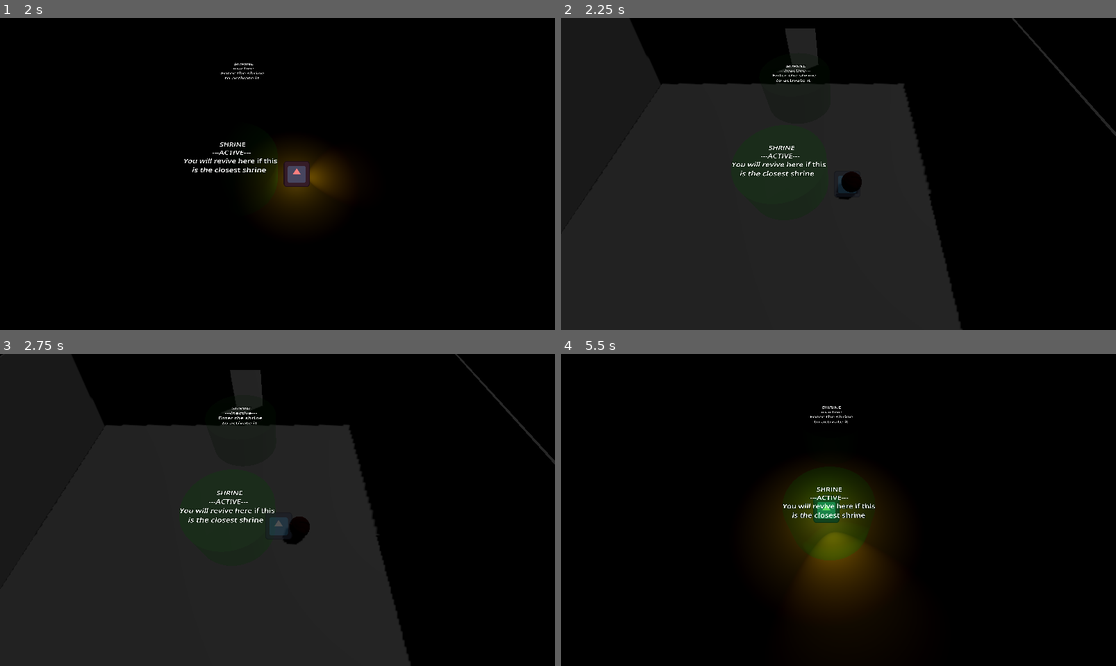
Above: before the commit, frames 1-4 (two rows, left to right).
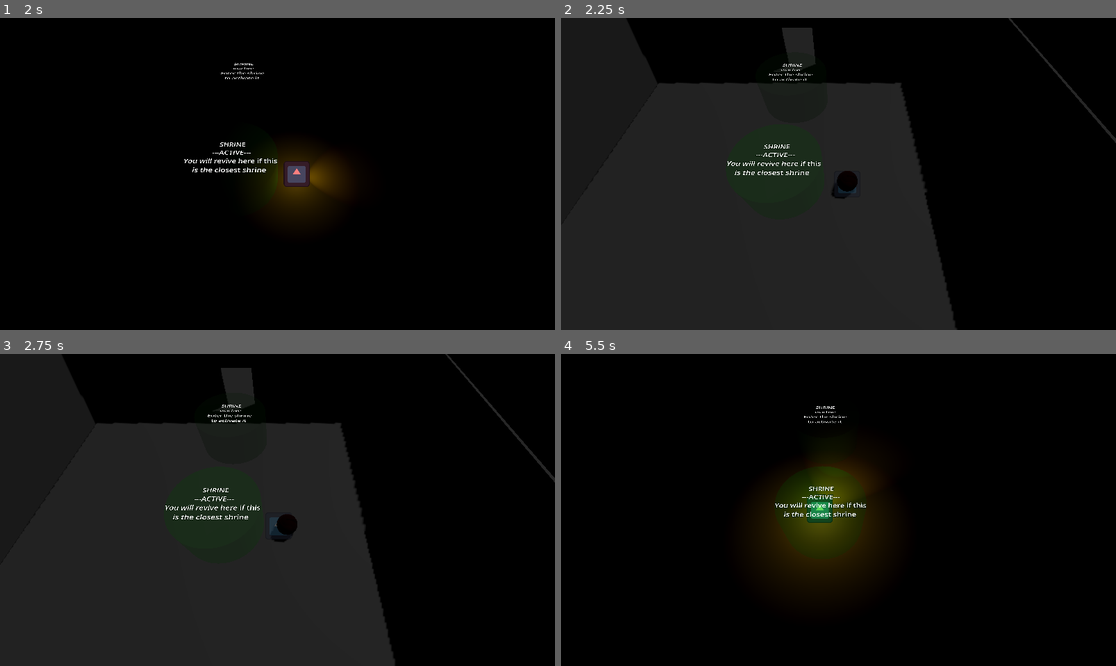
Above: after the commit, the same moments.

Repository: Rusty-Rat-Studios/dead-living-and-dying
Game: Godot game, scene res://game.tscn
Same seed, same stepped clock (60 frames per second), same inputs: the game is played once before the commit and once after it. The engine's default icon, where the game draws it, is replaced by a stand-in: a white triangle on a blue panel in a dark square.
Inputs (mouse positions are in pixels of both pictures, inside the frame that each line leads up to):
- Up to frame 1 (2 s): click "START" at 0.5 s; tap Enter at 1.25 s; move the mouse to (399, 158) at 1.27 s; hold Right (ui_right) from 1.28 s (still down); tap Tab at 1.35 s
- Up to frame 2 (2.25 s): move the mouse to (727, 189) at 2.02 s; release Right (ui_right) at 2.03 s; hold Down (ui_down) from 2.03 s (still down); tap Tab at 2.1 s
- Up to frame 3 (2.75 s): keep holding Down (ui_down)
- Up to frame 4 (5.5 s): move the mouse to (894, 441) at 2.77 s; release Down (ui_down) at 2.78 s; hold Right (ui_right) 2.78-3.53 s; tap Tab every 0.75 s from 2.85 to 5.1 s; move the mouse to (810, 572) at 3.52 s; hold Up (ui_up) 3.53-4.28 s; move the mouse to (1005, 556) at 4.27 s; hold Left (ui_left) from 4.28 s (still down); move the mouse to (672, 463) at 5.02 s

Frame 1 is identical in both runs. In frame 2, 1.8% of the frame differs, in the area x 0-100%, y 0-100%; in frame 3, 3.9%; in frame 4, 3.1%.

Commit message:
Fix tween set_trans() property for revive motion

Diff:
--- a/player/state_dead.gd
+++ b/player/state_dead.gd
@@ -58,9 +58,8 @@
 
 	var tween: Tween = get_tree().create_tween()
 	# move corpse towards shrine over RESPAWN_TIME duration
-	tween.tween_property(parent, "global_position", target_shrine.global_position, RESPAWN_TIME)
-	# set movement pattern to cubic - accelerate and decelerate and start/finish
-	tween.set_trans(Tween.TRANS_CUBIC)
+	tween.tween_property(parent, "global_position", target_shrine.global_position,
+						RESPAWN_TIME).set_trans(Tween.TRANS_CUBIC)
 	# wait for tween to finish before reactivating collision layers
 	await get_tree().create_timer(RESPAWN_TIME).timeout
 	# consume shrine (note: does not consume default shrine)
